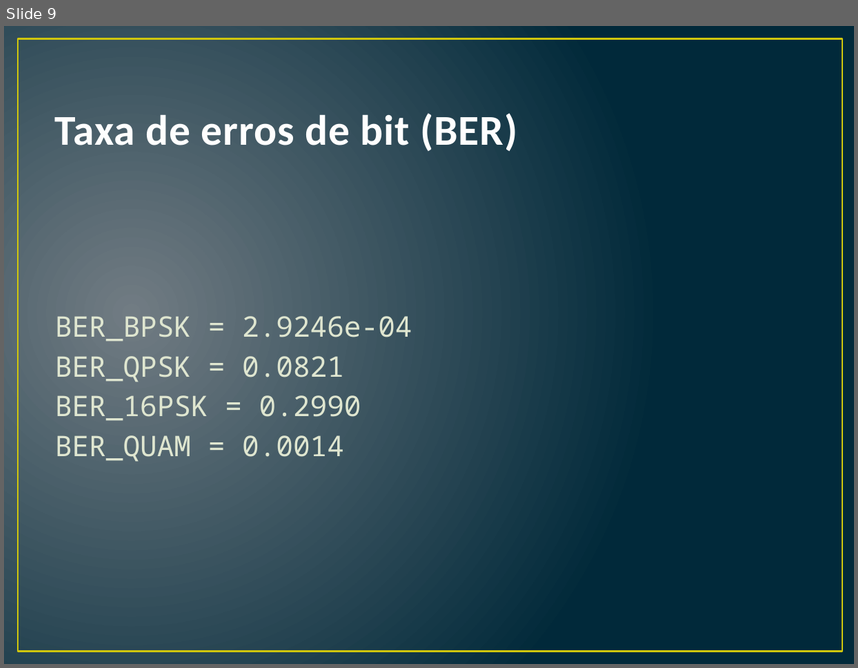
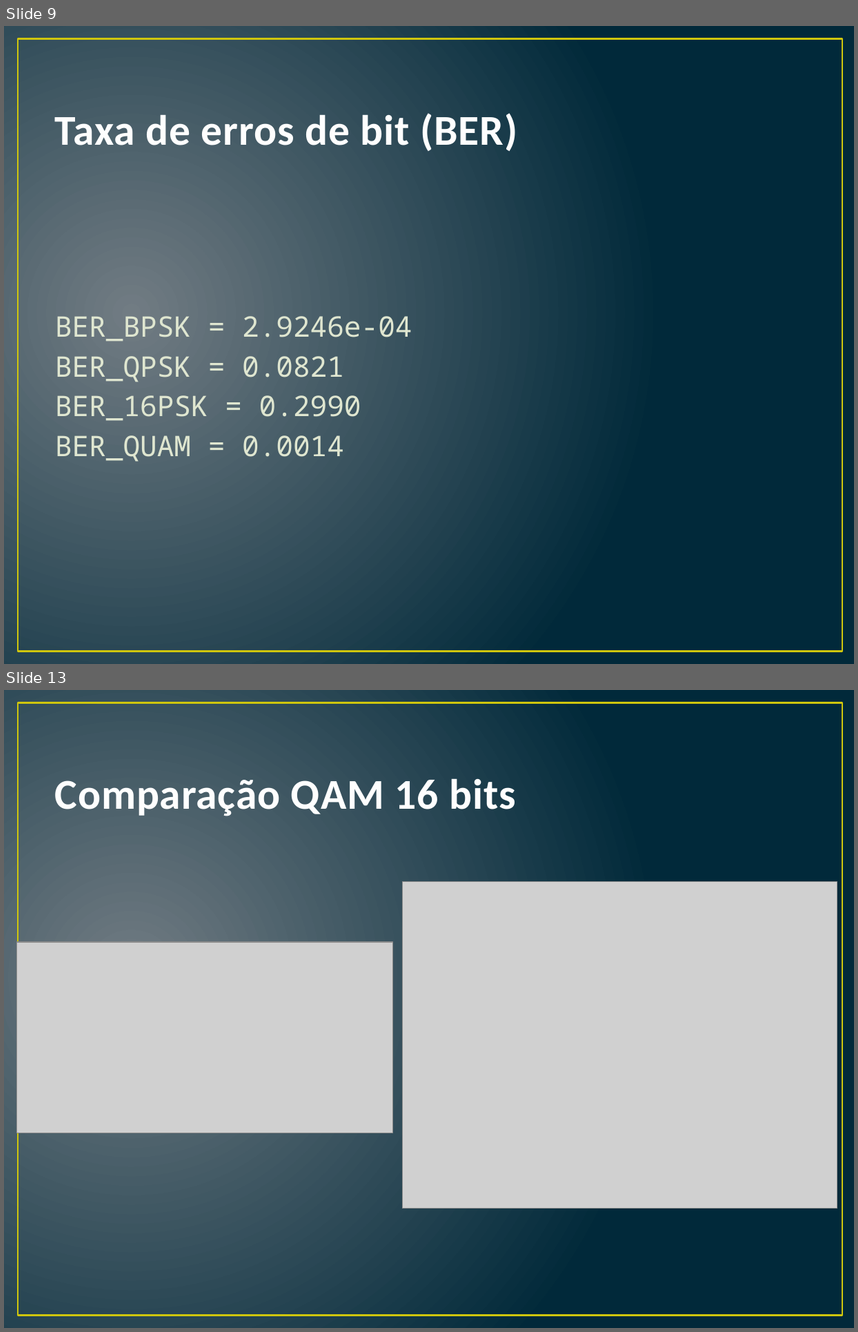
Before and after one commit to danchieta/comDigitais2016, a slide deck: COMUNICAÇÕES DIGITAIS.pptx. Shown one above the other, each under a label of ours: slide 9 before the commit, slides 9 and 13 after it; the slides between them are not shown. The pictures are 858x668 and 858x1332 pixels, drawn with LibreOffice and Linux fonts; fonts in the diff are those of the drawing; grey boxes stand for pictures. Boxes give left, top, right and bottom in pixels: in the first picture for what was removed or moved away, otherwise in the second. Text is boxed around its words. In the diff, an @@ line names an element or a change of style, - is before the commit and + after.

```diff
--- a/COMUNICAÇÕES DIGITAIS.pptx
+++ b/COMUNICAÇÕES DIGITAIS.pptx
@@ slide 13 added at bbox=[4, 690, 854, 1328], background gradient #717C84 to #01293A; not listed: 1 template element that a slide beside it also shows @@
@@ title added at bbox=[55, 778, 515, 816], 36 pt, text #FEFEFE, bold @@
+Comparação QAM 16 bits
@@ picture added at bbox=[403, 881, 838, 1208] @@
@@ picture added at bbox=[16, 942, 392, 1132] @@
```
Also in this commit, not shown: 3 slides changed, 3 other slides added, 2 other files.
